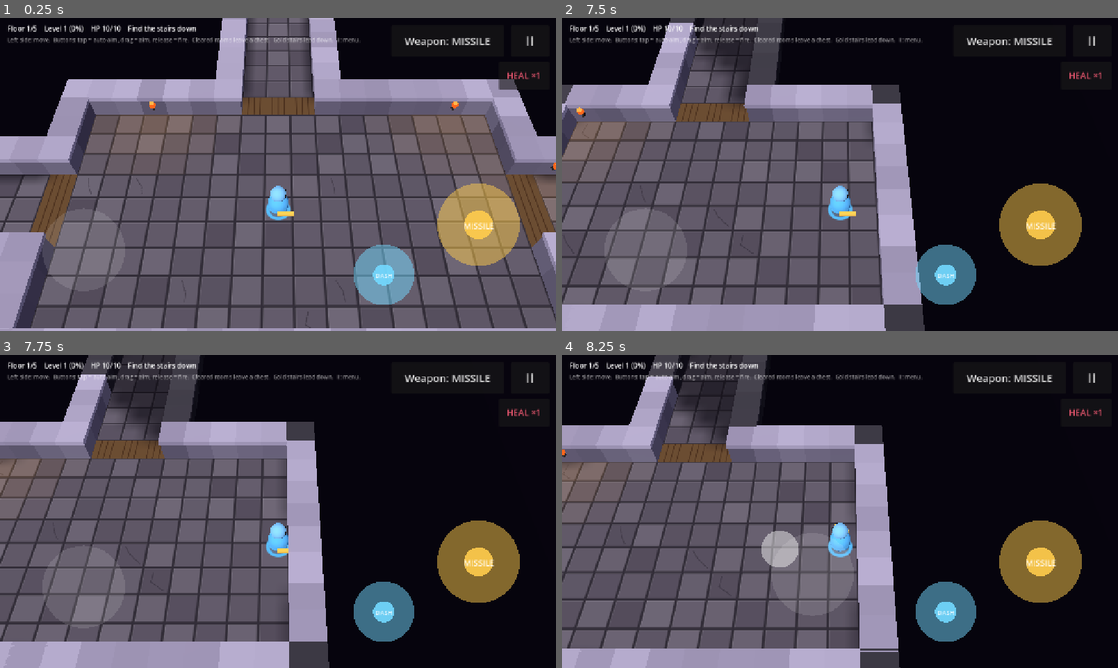
Above: before the commit, frames 1-4 (two rows, left to right).
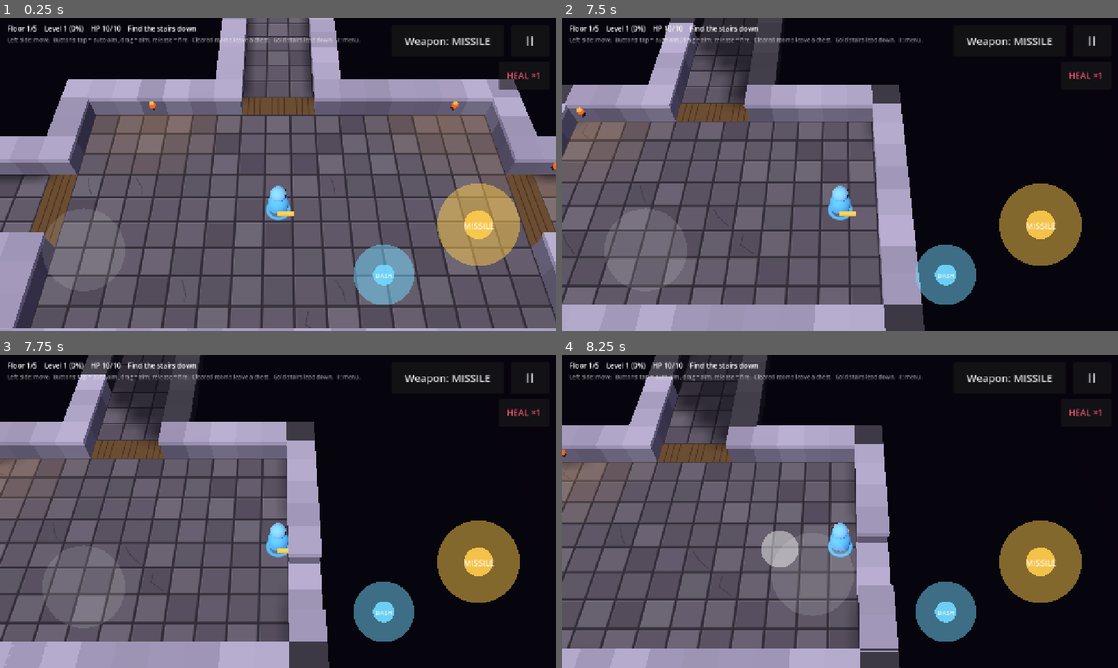
Above: after the commit, the same moments.

Repository: Zenb0t/toto
Game: Godot game, scene res://scenes/main.tscn
Same seed, same stepped clock (60 frames per second), same inputs: the game is played once before the commit and once after it.
Inputs (mouse positions are in pixels of both pictures, inside the frame that each line leads up to):
- Up to frame 1 (0.25 s): no input
- Up to frame 2 (7.5 s): click "Weapon: MISSILE" at 0.5 s; click "Weapon: SWORD" at 1.25 s; click "Weapon: FIREBALL" at 2 s; click "Weapon: CROSSBOW" at 2.75 s; click "HEAL ×1" at 3.5 s; click "II" at 4.25 s; click "Restart run" at 5 s; tap Enter at 5.75 s; move the mouse to (962, 158) at 5.77 s; hold D (move_right) 5.78-6.5 s; hold Shift 5.78-6.5 s; click (962, 158) at 5.92 s; drag from (728, 190) to (812, 237) at 6.52 s; move the mouse to (895, 105) at 7.27 s; hold D (move_right) from 7.28 s (still down); tap Ctrl at 7.35 s
- Up to frame 3 (7.75 s): keep holding D (move_right)
- Up to frame 4 (8.25 s): release D (move_right) at 8 s; tap Space at 8 s; drag from (812, 574) to (673, 464) at 8.02 s

Frames 1-2 are identical in both runs. In frame 3, 0.4% of the frame differs, in the area x 51-59%, y 63-86%; in frame 4, 0.3%.

Commit message:
Cut away the walls in front of the hero
Walls between the camera and the hero (two cells toward the camera, three
wide) drop to a low stub while the hero stands behind them, so a wall never
hides you.

Co-Authored-By: Claude Opus 5.5 <noreply@anthropic.com>
Claude-Session: https://claude.ai/code/session_015ZGKCCJdA1nx2f1Xhpqp12

Diff:
--- a/scripts/view3d/camera_framing.gd
+++ b/scripts/view3d/camera_framing.gd
@@ -27,3 +27,13 @@
 func eye(focus: Vector3) -> Vector3:
 	var pitch := deg_to_rad(pitch_degrees)
 	return target(focus) + Vector3(0.0, sin(pitch), cos(pitch)) * distance
+
+
+## The cells between the camera and a hero standing on a cell: the few right in front of them, toward the
+## bottom of the screen, where a wall would hide them. Walls there are cut down (see MapView3D).
+static func cells_hiding(hero_cell: Vector2i) -> Array[Vector2i]:
+	var cells: Array[Vector2i] = []
+	for dy in range(1, 3):
+		for dx in range(-1, 2):
+			cells.append(hero_cell + Vector2i(dx, dy))
+	return cells
--- a/scripts/view3d/map_view_3d.gd
+++ b/scripts/view3d/map_view_3d.gd
@@ -20,6 +20,9 @@
 const REMEMBERED_BRIGHTNESS := 0.35
 const HIDDEN := 0.0
 const LIT := 1.0
+## Walls right in front of the hero (toward the camera) are cut down to this share of their height, so they
+## don't hide the hero.
+const CUTAWAY_SHARE := 0.3
 
 ## Height of the walls, in cells. Closed doors are as tall.
 var wall_height := DEFAULT_WALL_HEIGHT:
@@ -37,6 +40,7 @@
 var _torches := {}  # wall cell -> TorchModel
 var _shown := {}  # Vector2i -> the brightness last shown, so a refresh only touches what changed
 var _exploration: Exploration
+var _cut_cells := {}  # Vector2i -> true, walls cut down in front of the hero
 var _stairs_cell := DungeonMap.NO_CELL
 var _stairs := StairsModel.new()
 var _blocks := _multimesh(ModelParts.box(Vector3.ONE))
@@ -96,6 +100,26 @@
 	_refresh()
 
 
+## Cuts down the walls between the camera and the hero standing on a cell.
+func show_hero_at(hero_cell: Vector2i) -> void:
+	var cut := {}
+	for cell in CameraFraming.cells_hiding(hero_cell):
+		if _has_block.has(cell):
+			cut[cell] = true
+	if cut == _cut_cells:
+		return
+	var changed := cut.keys() + _cut_cells.keys()
+	_cut_cells = cut
+	for cell: Vector2i in changed:
+		_shown.erase(cell)
+	_refresh()
+
+
+## Whether a wall stands cut down in front of the hero.
+func is_cut_away(cell: Vector2i) -> bool:
+	return _cut_cells.has(cell)
+
+
 ## Whether a block stands on this cell and can be seen: a wall the player knows of, or a closed door.
 func is_standing(cell: Vector2i) -> bool:
 	return brightness(cell) > HIDDEN
@@ -158,27 +182,31 @@
 		_place_column(j, cell, shade)
 		_place_cap(_block_cells.size() + j, cell, shade, CAP_COLOR, COLUMN_RADIUS * 2.4)
 	for cell: Vector2i in _torches:
-		_torches[cell].show_on_wall(cell, wall_height, brightness(cell))
+		_torches[cell].show_on_wall(cell, _height_at(cell), brightness(cell))
 	_stairs.show_at(_stairs_cell, _ground_brightness(_stairs_cell))
 
 
 ## The wall's body, below its cap.
 func _place_block(index: int, cell: Vector2i, shade: float, color: Color) -> void:
-	var height := wall_height - CAP_THICKNESS
+	var height := _height_at(cell) - CAP_THICKNESS
 	_blocks.set_instance_transform(index, _upright(cell, Vector3(1.0, height, 1.0), height / 2.0, shade))
 	_blocks.set_instance_color(index, _stone(color, cell, shade))
 
 
 func _place_cap(index: int, cell: Vector2i, shade: float, color: Color, width: float) -> void:
 	var size := Vector3(width, CAP_THICKNESS, width)
-	_caps.set_instance_transform(index, _upright(cell, size, wall_height - CAP_THICKNESS / 2.0, shade))
+	_caps.set_instance_transform(index, _upright(cell, size, _height_at(cell) - CAP_THICKNESS / 2.0, shade))
 	_caps.set_instance_color(index, _stone(color, cell, shade))
 
 
 func _place_column(index: int, cell: Vector2i, shade: float) -> void:
-	var height := wall_height - CAP_THICKNESS
+	var height := _height_at(cell) - CAP_THICKNESS
 	_columns.set_instance_transform(index, _upright(cell, Vector3(1.0, height, 1.0), height / 2.0, shade))
 	_columns.set_instance_color(index, _stone(WALL_COLOR, cell, shade))
+
+
+func _height_at(cell: Vector2i) -> float:
+	return wall_height * (CUTAWAY_SHARE if _cut_cells.has(cell) else 1.0)
 
 
 ## A hidden piece shrinks to nothing; a flattened one would still darken the floor.
--- a/scripts/view3d/world_view_3d.gd
+++ b/scripts/view3d/world_view_3d.gd
@@ -96,6 +96,7 @@
 func _process(_delta: float) -> void:
 	if not is_instance_valid(_hero):
 		return
+	_map.show_hero_at(DungeonView.world_to_cell(_hero.global_position))
 	var focus := WorldSpace.to_3d(_hero.global_position)
 	_camera.position = framing.eye(focus)
 	_camera.rotation = Vector3(-deg_to_rad(framing.pitch_degrees), 0.0, 0.0)
--- a/tests/integration/test_map_view_3d.gd
+++ b/tests/integration/test_map_view_3d.gd
@@ -104,3 +104,15 @@
 	view.show_exploration(exploration)
 
 	assert_eq(view.brightness(Vector2i(20, 0)), MapView3D.LIT)
+
+
+func test_walls_in_front_of_the_hero_are_cut_down_and_grow_back() -> void:
+	var view := _map_view()
+	var bottom_wall := Vector2i(20, 4)
+
+	view.show_hero_at(Vector2i(20, 3))
+	assert_true(view.is_cut_away(bottom_wall))
+	assert_false(view.is_cut_away(Vector2i(20, 0)), "walls behind the hero stay whole")
+
+	view.show_hero_at(Vector2i(20, 1))
+	assert_false(view.is_cut_away(bottom_wall))
--- a/tests/unit/test_camera_framing.gd
+++ b/tests/unit/test_camera_framing.gd
@@ -42,3 +42,12 @@
 	var target := framing.target(HERO)
 
 	assert_almost_eq(Vector2(eye.x, eye.z), Vector2(target.x, target.z), Vector2.ONE * 0.001)
+
+
+func test_only_cells_toward_the_camera_can_hide_the_hero() -> void:
+	var hiding := CameraFraming.cells_hiding(Vector2i(10, 10))
+
+	assert_has(hiding, Vector2i(10, 11))
+	assert_has(hiding, Vector2i(9, 12))
+	assert_does_not_have(hiding, Vector2i(10, 9), "behind the hero")
+	assert_does_not_have(hiding, Vector2i(10, 10))
Not shown, changed: docs/design.md
